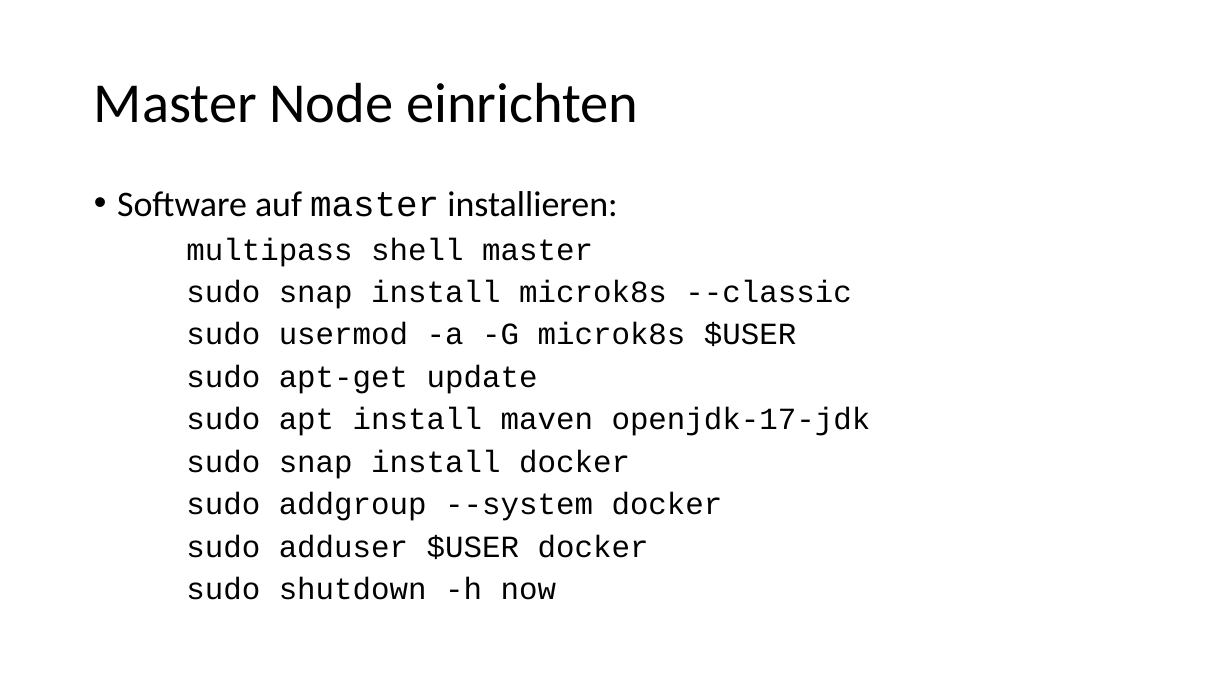
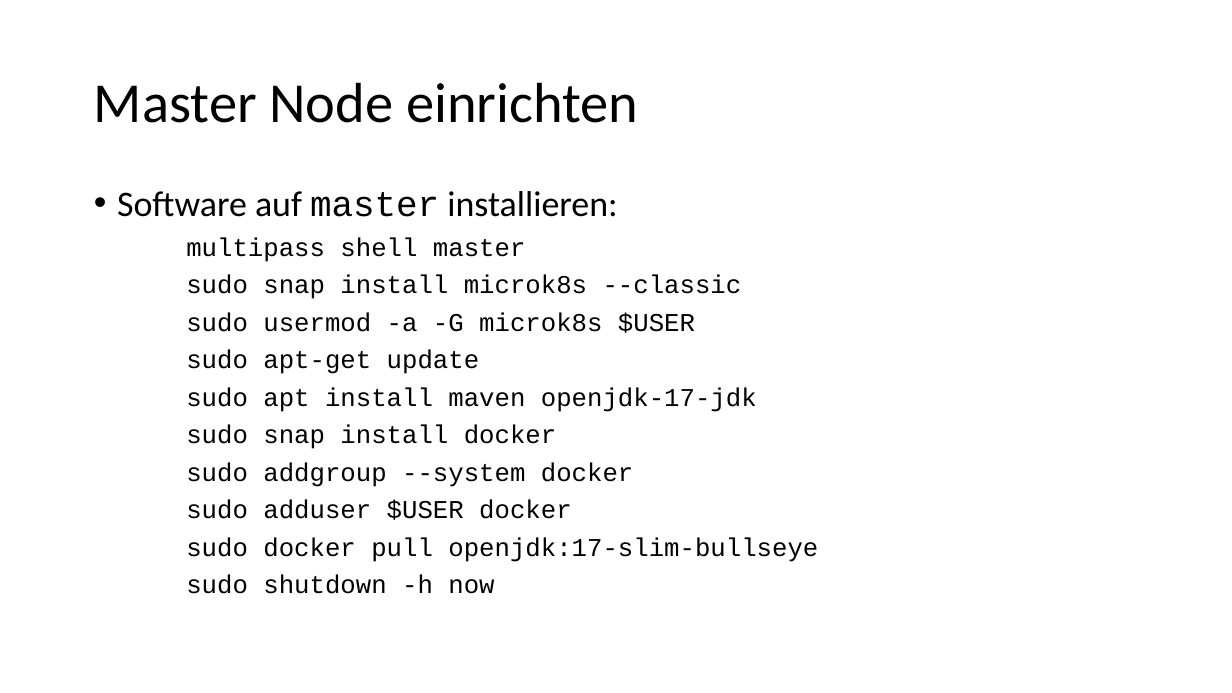
Before and after one commit to igeldo/PR4-SoSe23, a slide deck: slide 5 of sample/kubernetes/Bring your own device - Vorbereitung.pptx. Drawn at 1232x693 pixels with LibreOffice and Linux fonts; fonts in the diff are those of the drawing. Boxes give left, top, right and bottom in pixels: in the first picture for what was removed or moved away, otherwise in the second. Text is boxed around its words. In the diff, an @@ line names an element or a change of style, - is before the commit and + after.

Commit message:
add docker image pull

```diff
--- a/sample/kubernetes/Bring your own device - Vorbereitung.pptx
+++ b/sample/kubernetes/Bring your own device - Vorbereitung.pptx
@@ text at (186,237,757,594): size 24 to 20 pt in "multipass shell master", "sudo snap install microk8s --classic", "sudo usermod -a -G microk8s $USER", "sudo apt-get update" and 5 more places @@
@@ text at (186,537,818,562): paragraph added @@
+sudo docker pull openjdk:17-slim-bullseye
```
Also in this commit, not shown: 4 other slides changed.
